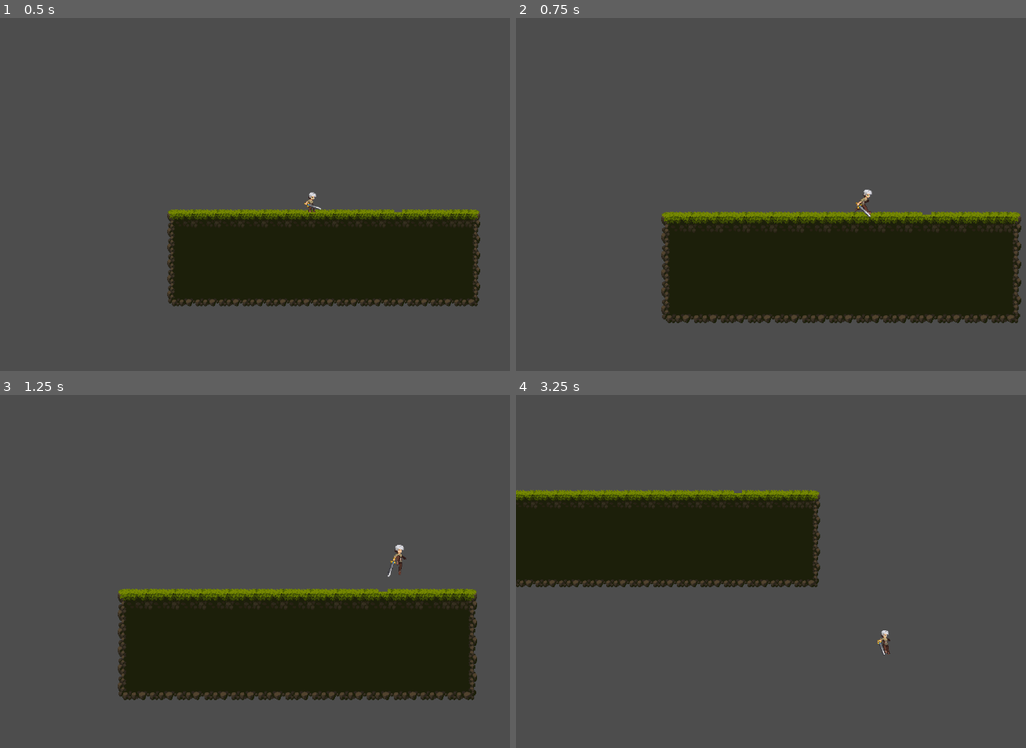
Above: before the commit, frames 1-4 (two rows, left to right).
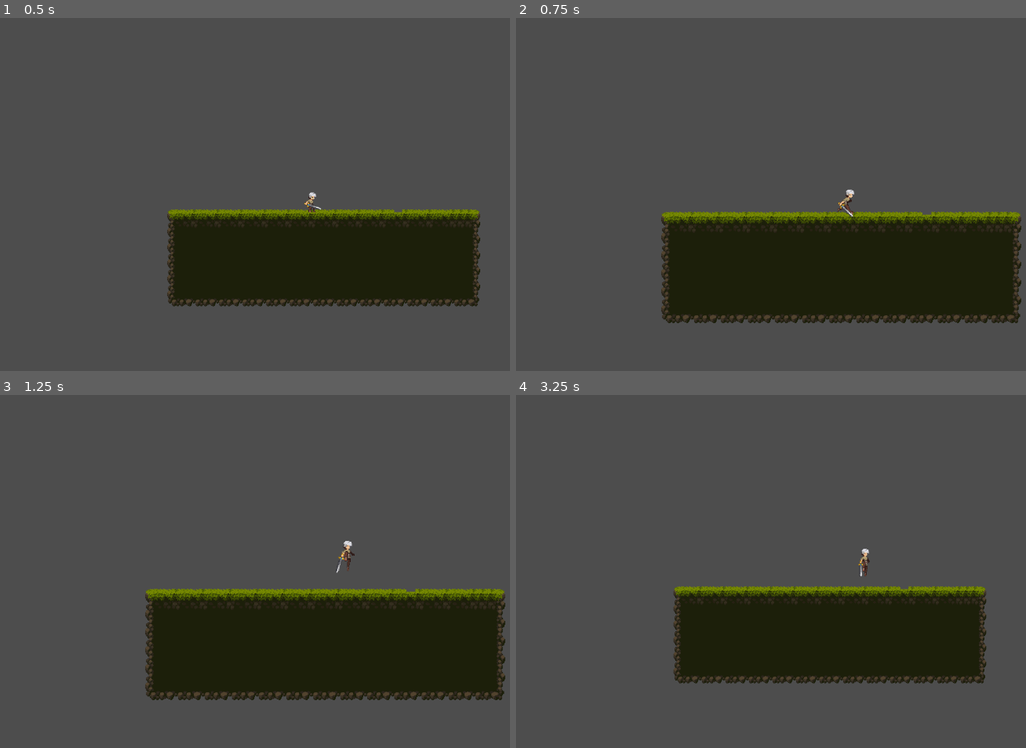
Above: after the commit, the same moments.

Repository: etscheelk/GameTests
Game: Godot game, scene res://Levels/test_level.tscn
Two runs of this game, one before a commit and one after it. Both use one fixed random seed, a clock stepped at 60 frames per second and the inputs below.
Inputs (mouse positions are in pixels of both pictures, inside the frame that each line leads up to):
- Up to frame 1 (0.5 s): no input
- Up to frame 2 (0.75 s): move the mouse to (969, 176) at 0.52 s; hold D (right) from 0.53 s (still down); tap Mouse wheel up (zoomin) at 0.6 s
- Up to frame 3 (1.25 s): keep holding D (right); tap Space (jump) at 0.77 s
- Up to frame 4 (3.25 s): move the mouse to (704, 589) at 1.27 s; tap Mouse wheel down (zoomout) at 1.35, 2.85 s; tap Space (jump) at 1.52, 3.02 s; move the mouse to (893, 493) at 2.02 s; release D (right) at 2.03 s; hold A (left) 2.03-2.78 s; tap Mouse wheel up (zoomin) at 2.1 s; move the mouse to (796, 642) at 2.77 s; hold D (right) from 2.78 s (still down)

Frame 1 is identical in both runs. In frame 2, 0.2% of the frame differs, in the area x 63-70%, y 48-57%; in frame 3, 4.6%; in frame 4, 33%, in the area x 0-93%, y 26-82%.

Commit message:
Added Celeste style movement

Diff:
--- a/Characters/player.gd
+++ b/Characters/player.gd
@@ -20,7 +20,7 @@
 var has_double_jumped : bool = false
 var animation_locked : bool = false
 
-var direction: Vector2 = Vector2.ZERO
+var direction : Vector2 = Vector2.ZERO
 var was_in_air : bool = false
 
 enum states {IDLE, RUNNING, JUMPING, MANTLING}
@@ -56,8 +56,9 @@
 	direction = Input.get_vector("left", "right", "up", "down");
 #	if (animated_sprite.animation != "jump_end"):
 #		# velocity.x = direction.x * walkSpeed
-	friction()
-	accel(Vector2(direction.x, 0), 320, 10)
+#	friction()
+#	accel(Vector2(direction.x, 0), 320, 500)
+	move()
 #	else:
 #		# velocity.x = move_toward(velocity.x, 0, walkSpeed)
 #		pass
@@ -67,13 +68,28 @@
 	update_facing_direction()
 
 
-func move():
-	friction()
+func move() -> void:
+	var max : float = 100
+	if (abs(velocity.x) > max && sign(velocity.x) == direction.x):
+		approachSpeed(velocity.x, max * direction.x, -400.0)
+	else:
+		approachSpeed(velocity.x, max * direction.x, 1000.0)
+
+
+	print(velocity)
 
 
 
+func approachSpeed(currSpeed : float, targetSpeed : float, accel : float) -> float:
 
 
+	velocity.x += accel * deltaFrameTime
+
+	if (velocity.x > targetSpeed):
+		velocity.x = targetSpeed
+
+
+	return 0.0
 
 func accel(wishdir : Vector2, wishSpeed : float, accel : float):
 	var addspeed : float
--- a/Levels/test_level.tscn
+++ b/Levels/test_level.tscn
@@ -1435,7 +1435,7 @@
 
 [node name="Player" parent="." instance=ExtResource("2_b8k81")]
 position = Vector2(78, 35)
-stopSpeed = 30.0
+groundFriction = 400.0
 
 [node name="RemoteTransform2D" type="RemoteTransform2D" parent="Player"]
 remote_path = NodePath("../../Camera2D")
